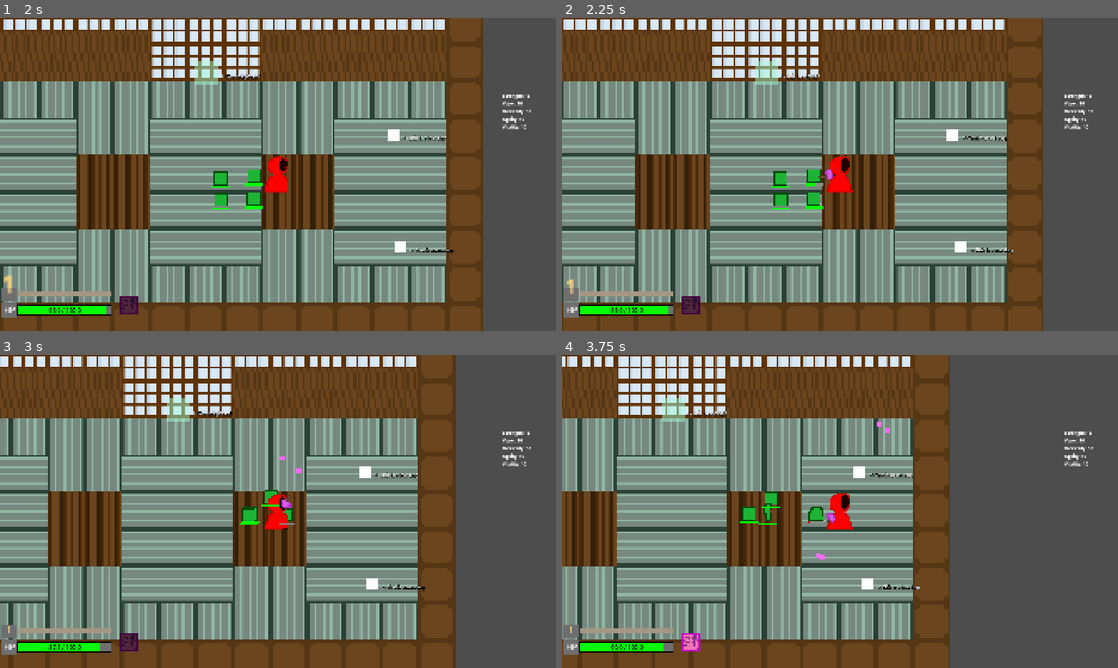
Above: before the commit, frames 1-4 (two rows, left to right).
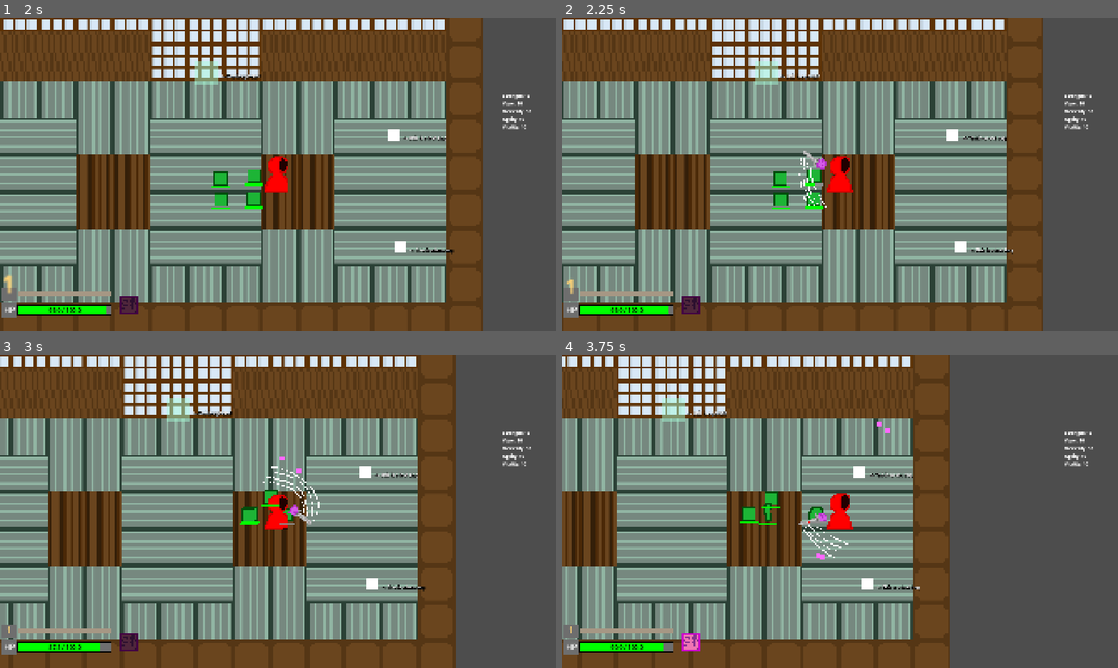
Above: after the commit, the same moments.

Repository: viggogoeth/NotMG
Game: Godot game, scene res://menus/main_menu.tscn
The game is run twice, just before and just after one commit, with the same random seed, the same clock (stepped at 60 frames per second) and the same inputs.
Inputs (mouse positions are in pixels of both pictures, inside the frame that each line leads up to):
- Up to frame 1 (2 s): click "New Game" at 0.5 s; tap Enter at 1.25 s; move the mouse to (400, 158) at 1.27 s; hold D (move_right) from 1.28 s (still down); tap Space (dodge) at 1.35 s; click (400, 158) at 1.42 s
- Up to frame 2 (2.25 s): release D (move_right) at 2 s; drag from (728, 190) to (840, 174) at 2.02 s
- Up to frame 3 (3 s): move the mouse to (333, 442) at 2.77 s; press the mouse at (333, 442) at 2.78 s; hold D (move_right) from 2.78 s (still down)
- Up to frame 4 (3.75 s): release D (move_right) at 3.5 s; release the mouse at (895, 442) at 3.5 s; drag from (812, 574) to (767, 495) at 3.52 s

Frame 1 is identical in both runs. In frame 2, 0.2% of the frame differs, in the area x 42-49%, y 42-61%; in frame 3, 0.3%, in the area x 47-58%, y 35-55%; in frame 4, 0.2%.

Commit message:
added sword animation, and a rudimentary 'type' for weapons

Diff:
--- a/entities/characters/player.gd
+++ b/entities/characters/player.gd
@@ -93,6 +93,10 @@
 
 func _attack() -> void:
 	var weapon = equipped_weapon.item_in_slot
+	if weapon.type == "sword":
+		_sword_attack()
+		return
+
 	var invert_projectile = false
 	for num_projectiles in weapon.projectiles_count:
 		var projectile = projectile_scene.instantiate()
@@ -107,6 +111,9 @@
 		projectile.inverted = invert_projectile
 		invert_projectile = not invert_projectile
 		get_owner().add_child(projectile)
+
+func _sword_attack() -> void:
+	$SwordHitbox/CollisionShape2D.disabled = false
 
 
 func _handle_animation_direction(velocity: Vector2) -> void:
@@ -197,6 +204,8 @@
 	$MageHandSprite.rotation = direction.angle() + PI / 2
 	$MageHandSprite.global_position = global_position + direction * 80
 	projectile_spawn.global_position = $MageHandSprite.global_position
+	$SwordHitbox.global_position = $MageHandSprite.global_position
+	$SwordHitbox.rotation = $MageHandSprite.rotation
 
 
 func _on_i_frame_timer_timeout() -> void:
@@ -224,3 +233,8 @@
 	dodging = false
 	_overlapping_enemies_damage()
 	$AnimatedSprite2D.modulate = Config.player_color
+
+
+func _on_sword_hitbox_body_entered(body: Node2D) -> void:
+	if body.has_method("take_damage"):
+		body.take_damage(equipped_weapon.damage)
--- a/entities/characters/player.tscn
+++ b/entities/characters/player.tscn
@@ -11,6 +11,7 @@
 [ext_resource type="Texture2D" uid="uid://sps0dtnvb6ct" path="res://sprites/wizard/walk_back.png" id="9_8ug6l"]
 [ext_resource type="Texture2D" uid="uid://depayl0l66ruw" path="res://sprites/wizard/walk_front.png" id="10_g5okp"]
 [ext_resource type="Texture2D" uid="uid://cilqdx44gfsd4" path="res://sprites/wizard/walk_side.png" id="11_eiif7"]
+[ext_resource type="Texture2D" uid="uid://dm4h0i6rews8l" path="res://sprites/mage_hand/mage_hand_sword.png" id="12_jq748"]
 [ext_resource type="Script" uid="uid://cqv3rck705tfd" path="res://entities/characters/camera_2d.gd" id="47_fwlip"]
 [ext_resource type="PackedScene" uid="uid://qxwiaux0yv7h" path="res://entities/characters/components/health_component.tscn" id="48_48k2y"]
 [ext_resource type="PackedScene" uid="uid://cmi0lerhhabpo" path="res://hud.tscn" id="49_ar761"]
@@ -478,6 +479,42 @@
 "speed": 8.0
 }]
 
+[sub_resource type="AtlasTexture" id="AtlasTexture_nt0jd"]
+atlas = ExtResource("12_jq748")
+region = Rect2(0, 0, 80, 40)
+
+[sub_resource type="AtlasTexture" id="AtlasTexture_2nc7j"]
+atlas = ExtResource("12_jq748")
+region = Rect2(80, 0, 80, 40)
+
+[sub_resource type="AtlasTexture" id="AtlasTexture_v8l5j"]
+atlas = ExtResource("12_jq748")
+region = Rect2(0, 40, 80, 40)
+
+[sub_resource type="AtlasTexture" id="AtlasTexture_cund2"]
+atlas = ExtResource("12_jq748")
+region = Rect2(80, 40, 80, 40)
+
+[sub_resource type="AtlasTexture" id="AtlasTexture_jwuy3"]
+atlas = ExtResource("12_jq748")
+region = Rect2(0, 80, 80, 40)
+
+[sub_resource type="AtlasTexture" id="AtlasTexture_f0xee"]
+atlas = ExtResource("12_jq748")
+region = Rect2(80, 80, 80, 40)
+
+[sub_resource type="AtlasTexture" id="AtlasTexture_nssv8"]
+atlas = ExtResource("12_jq748")
+region = Rect2(0, 120, 80, 40)
+
+[sub_resource type="AtlasTexture" id="AtlasTexture_eaefr"]
+atlas = ExtResource("12_jq748")
+region = Rect2(80, 120, 80, 40)
+
+[sub_resource type="AtlasTexture" id="AtlasTexture_qwny2"]
+atlas = ExtResource("12_jq748")
+region = Rect2(0, 160, 80, 40)
+
 [sub_resource type="AtlasTexture" id="AtlasTexture_noh6d"]
 atlas = ExtResource("51_0k77t")
 region = Rect2(0, 0, 13, 22)
@@ -506,6 +543,38 @@
 animations = [{
 "frames": [{
 "duration": 1.0,
+"texture": SubResource("AtlasTexture_nt0jd")
+}, {
+"duration": 1.0,
+"texture": SubResource("AtlasTexture_2nc7j")
+}, {
+"duration": 1.0,
+"texture": SubResource("AtlasTexture_v8l5j")
+}, {
+"duration": 1.0,
+"texture": SubResource("AtlasTexture_cund2")
+}, {
+"duration": 1.0,
+"texture": SubResource("AtlasTexture_jwuy3")
+}, {
+"duration": 1.0,
+"texture": SubResource("AtlasTexture_f0xee")
+}, {
+"duration": 1.0,
+"texture": SubResource("AtlasTexture_nssv8")
+}, {
+"duration": 1.0,
+"texture": SubResource("AtlasTexture_eaefr")
+}, {
+"duration": 1.0,
+"texture": SubResource("AtlasTexture_qwny2")
+}],
+"loop": true,
+"name": &"attack_sword",
+"speed": 20.0
+}, {
+"frames": [{
+"duration": 1.0,
 "texture": SubResource("AtlasTexture_noh6d")
 }, {
 "duration": 1.0,
@@ -535,6 +604,10 @@
 [sub_resource type="CapsuleShape2D" id="CapsuleShape2D_48k2y"]
 radius = 36.0
 height = 112.0
+
+[sub_resource type="CapsuleShape2D" id="CapsuleShape2D_jq748"]
+radius = 70.0
+height = 268.0
 
 [node name="Player" type="CharacterBody2D" unique_id=8722019 groups=["persistent", "player"]]
 position = Vector2(665, 345)
@@ -552,11 +625,12 @@
 
 [node name="MageHandSprite" type="AnimatedSprite2D" parent="." unique_id=773953269]
 texture_filter = 1
-position = Vector2(68, -97)
+position = Vector2(500, -100)
+rotation = 1.5707964
 scale = Vector2(3, 3)
 sprite_frames = SubResource("SpriteFrames_y5erd")
-animation = &"attack_up"
-offset = Vector2(2, 8)
+animation = &"attack_sword"
+frame_progress = 0.49444103
 
 [node name="CollisionShape2D" type="CollisionShape2D" parent="." unique_id=1686537352]
 shape = SubResource("CapsuleShape2D_o21vo")
@@ -596,9 +670,22 @@
 shape = SubResource("CapsuleShape2D_48k2y")
 
 [node name="Hud" parent="." unique_id=970906071 instance=ExtResource("49_ar761")]
+
+[node name="SwordHitbox" type="Area2D" parent="." unique_id=742207270]
+position = Vector2(500, -100)
+rotation = 1.5707964
+collision_layer = 0
+collision_mask = 4
+metadata/_edit_group_ = true
+
+[node name="CollisionShape2D" type="CollisionShape2D" parent="SwordHitbox" unique_id=738766412]
+rotation = 1.5707964
+shape = SubResource("CapsuleShape2D_jq748")
+disabled = true
 
 [connection signal="timeout" from="AttackTimer" to="." method="_on_attack_timer_timeout"]
 [connection signal="timeout" from="IFrameTimer" to="." method="_on_i_frame_timer_timeout"]
 [connection signal="timeout" from="DodgeTimer" to="." method="_on_dodge_timer_timeout"]
 [connection signal="timeout" from="RegenTimer" to="." method="_on_regen_timer_timeout"]
 [connection signal="timeout" from="DodgeCooldown" to="." method="_on_dodge_cooldown_timeout"]
+[connection signal="body_entered" from="SwordHitbox" to="." method="_on_sword_hitbox_body_entered"]
--- a/entities/projectiles/projectile.gd
+++ b/entities/projectiles/projectile.gd
@@ -17,6 +17,9 @@
 var direction: Vector2
 var straight_distance_traveled: float = 0.0
 
+func _ready() -> void:
+	$HomingRadius/CollisionShape2D.disabled = true
+
 func _physics_process(delta: float) -> void:
 	time_elapsed += delta
 
@@ -32,6 +35,7 @@
 		$Pattern.set_script(SINE_PATTERN)
 	if pattern == "homing_pattern":
 		$Pattern.set_script(HOMING_PATTERN)
+		$HomingRadius/CollisionShape2D.enabled = true
 	if pattern == "straight_pattern":
 		$Pattern.set_script(STRAIGHT_PATTERN)
 
--- a/entities/projectiles/projectile.tscn
+++ b/entities/projectiles/projectile.tscn
@@ -33,5 +33,6 @@
 
 [node name="CollisionShape2D" type="CollisionShape2D" parent="HomingRadius" unique_id=1814784714]
 shape = SubResource("CircleShape2D_ek2yu")
+debug_color = Color(0, 0.6, 0.69803923, 0.08627451)
 
 [connection signal="body_entered" from="." to="." method="_on_body_entered"]
--- a/items/concrete_items/weapons/staff.tres
+++ b/items/concrete_items/weapons/staff.tres
@@ -10,6 +10,7 @@
 projectiles_count = 2
 range = 8.0
 pattern = "sine_pattern"
+type = "staff"
 item_id = "staff"
 item_name = "Staff"
 texture = ExtResource("2_vbwvr")
--- a/items/concrete_items/weapons/staff_of_doom.tres
+++ b/items/concrete_items/weapons/staff_of_doom.tres
@@ -10,6 +10,7 @@
 projectiles_count = 2
 range = 20.0
 pattern = "sine_pattern"
+type = "staff"
 item_id = "staff_of_doom"
 item_name = "Staff of Doom"
 rarity = 5
--- /dev/null
+++ b/items/concrete_items/weapons/sword.tres
@@ -0,0 +1,10 @@
+[gd_resource type="Resource" script_class="WeaponData" format=3 uid="uid://b7q66d3lk51ry"]
+
+[ext_resource type="Script" uid="uid://8wgunjpyurfa" path="res://items/weapon_data.gd" id="1_olgsc"]
+
+[resource]
+script = ExtResource("1_olgsc")
+base_damage = 30.0
+base_attack_rate = 0.4
+type = "sword"
+metadata/_custom_type_script = "uid://8wgunjpyurfa"
--- a/items/concrete_items/weapons/wand.tres
+++ b/items/concrete_items/weapons/wand.tres
@@ -10,6 +10,7 @@
 projectiles_count = 1
 range = 10.0
 pattern = "homing_pattern"
+type = "staff"
 item_id = "wand"
 item_name = "Wand"
 rarity = 3
--- a/items/weapon_data.gd
+++ b/items/weapon_data.gd
@@ -5,6 +5,7 @@
 @export var projectiles_count: int
 @export var range: float
 @export var pattern: String
+@export var type: String
 
 func get_stats_text() -> String:
 	return "Damage: %.1f\nFire Rate: %.2f\nProjectiles: %d\nRange: %1.f" % [base_damage, base_attack_rate, projectiles_count, range]
Binary file added: sprites/mage_hand/mage_hand_sword.png
Not shown, added: sprites/mage_hand/mage_hand_sword.png.import
